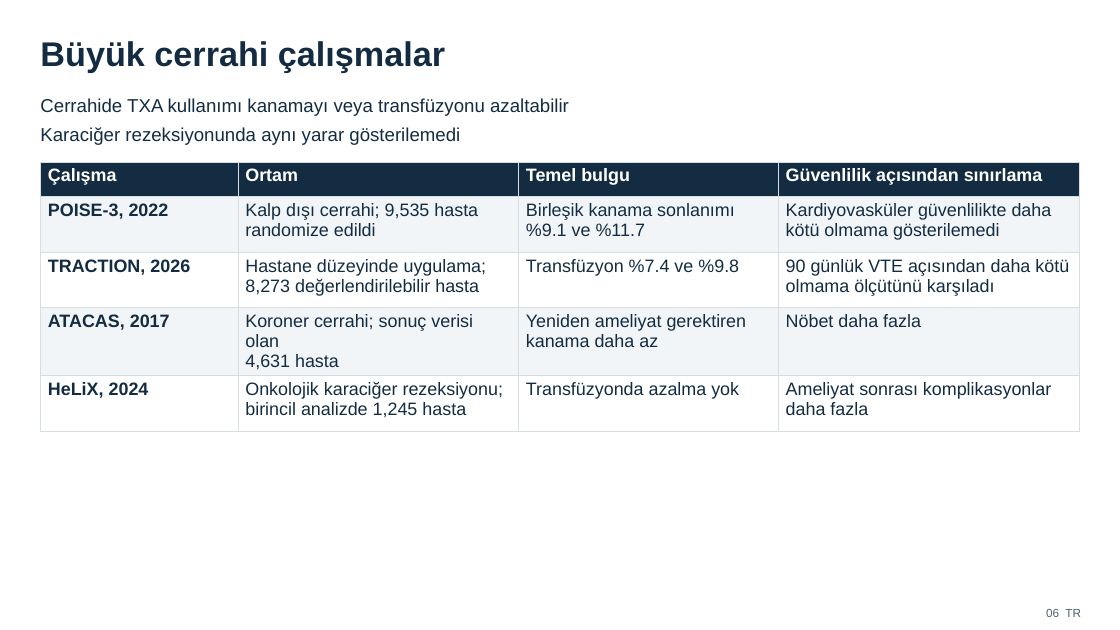
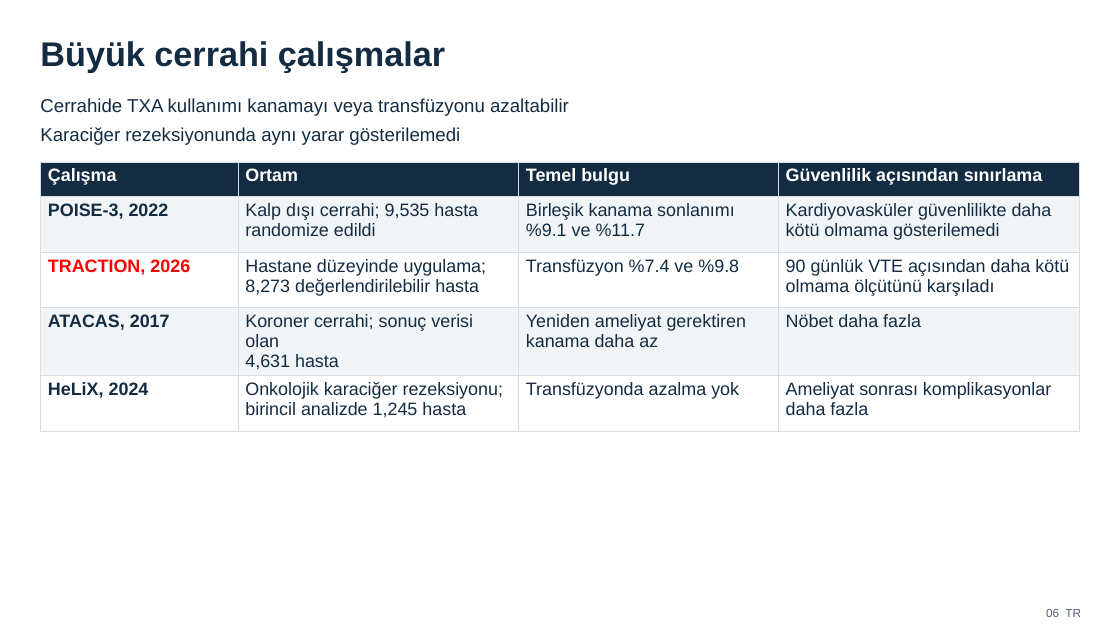
Before and after one commit to cryanking/cryanking.github.io, a slide deck: slide 13 of lectures/tark/TXA_Trauma_English_Turkish.pptx. Drawn at 1120x630 pixels with LibreOffice and Linux fonts; fonts in the diff are those of the drawing. Boxes give left, top, right and bottom in pixels: in the first picture for what was removed or moved away, otherwise in the second. Text is boxed around its words. In the diff, an @@ line names an element or a change of style, - is before the commit and + after.

```diff
--- a/lectures/tark/TXA_Trauma_English_Turkish.pptx
+++ b/lectures/tark/TXA_Trauma_English_Turkish.pptx
@@ table at (40, 162, 1080, 435) @@
@@ text colour #142C42 to #FF0000 in "TRACTION, 2026" @@
```
Also in this commit, not shown: 14 other slides changed, 1 slide added.
